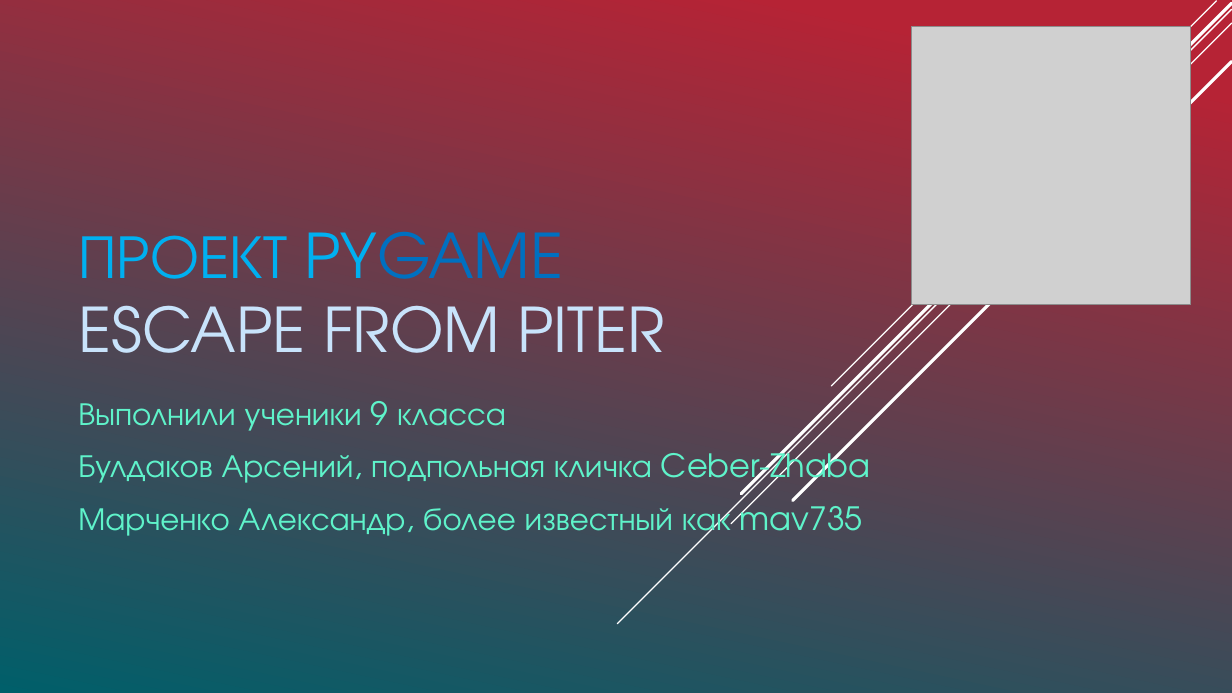
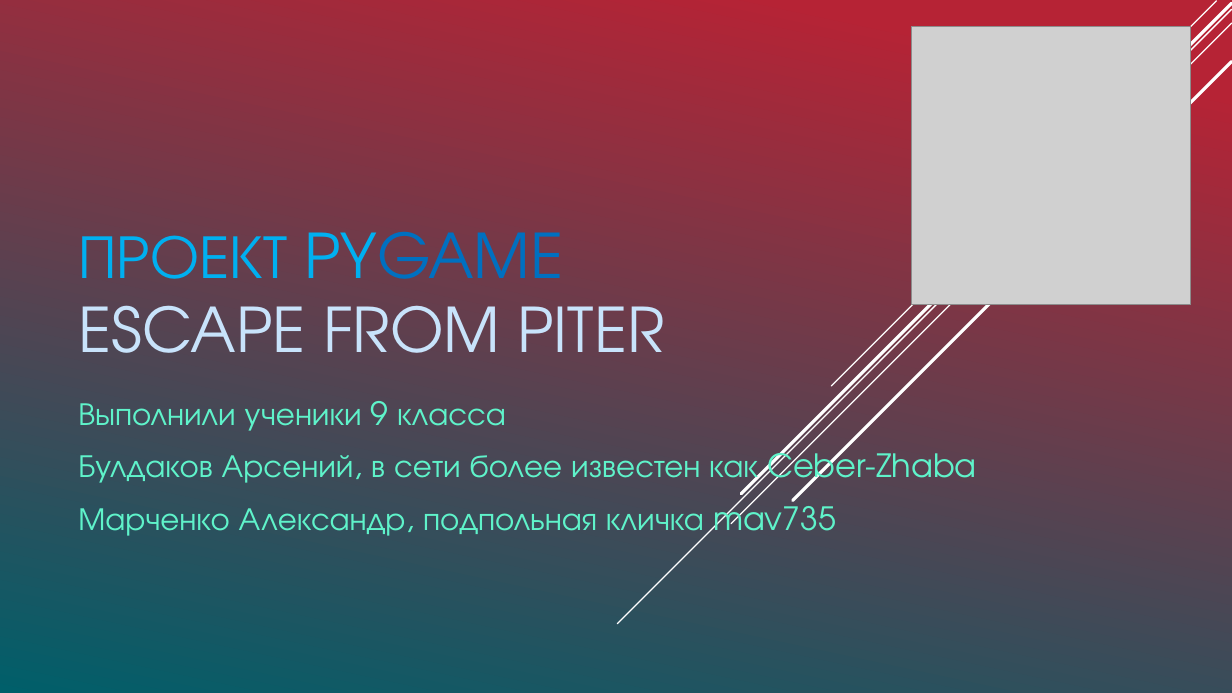
Before and after one commit to mav735/PygameEscapeFrom, a slide deck: slide 1 of Presentation/Проект PyGame.pptx. Drawn at 1232x693 pixels with LibreOffice and Linux fonts; fonts in the diff are those of the drawing; grey boxes stand for pictures. Boxes give left, top, right and bottom in pixels: in the first picture for what was removed or moved away, otherwise in the second. Text is boxed around its words. In the diff, an @@ line names an element or a change of style, - is before the commit and + after.

Commit message:
last presentation

```diff
--- a/Presentation/Проект PyGame.pptx
+++ b/Presentation/Проект PyGame.pptx
@@ subtitle at (78, 444, 977, 538): text changed @@
-Булдаков Арсений, подпольная кличка Ceber-Zhaba
-Марченко Александр, более известный как mav735
+Булдаков Арсений, в сети более известен как Ceber-Zhaba
+Марченко Александр, подпольная кличка mav735
```
Also in this commit, not shown: 2 other slides changed, 6 slides added.
